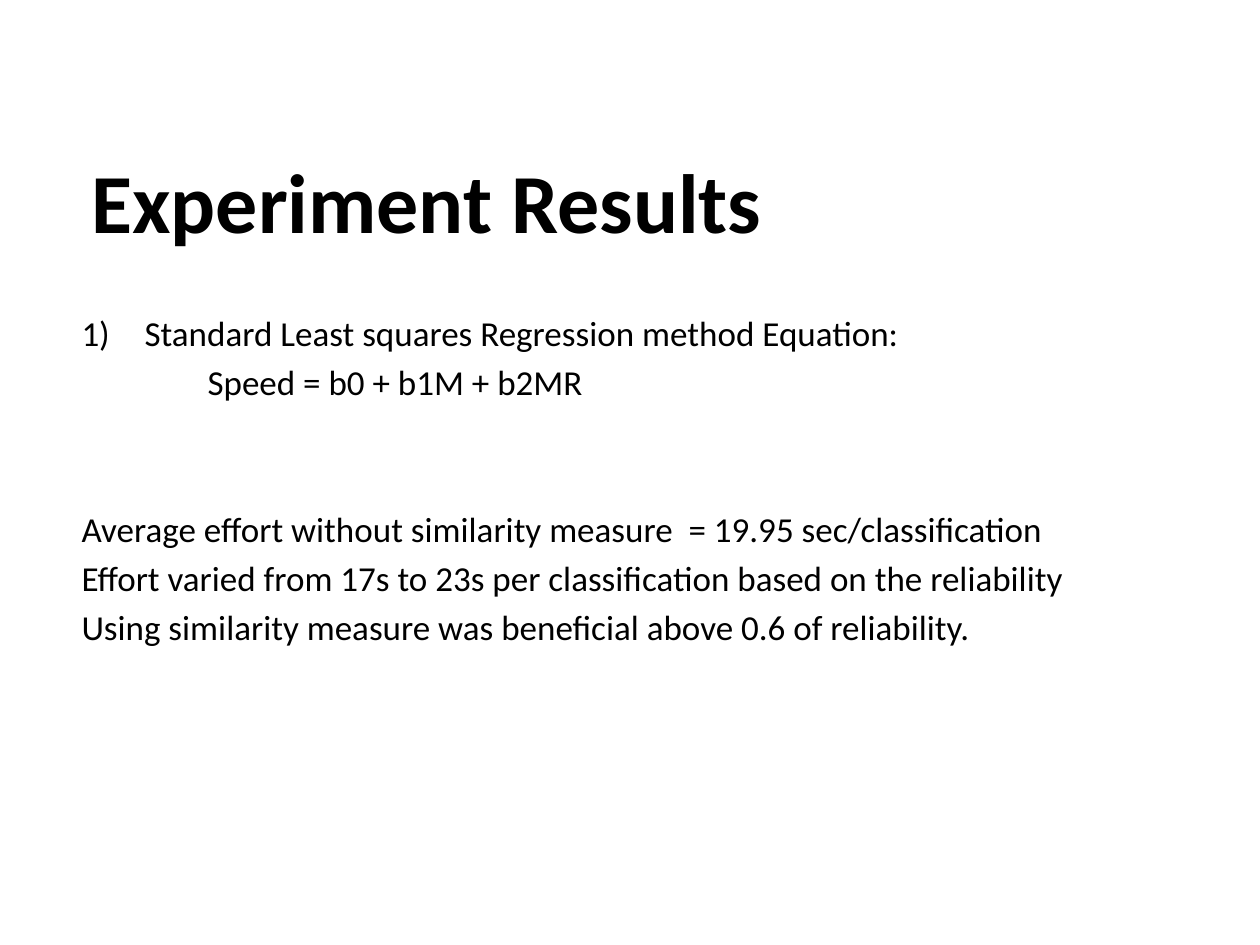
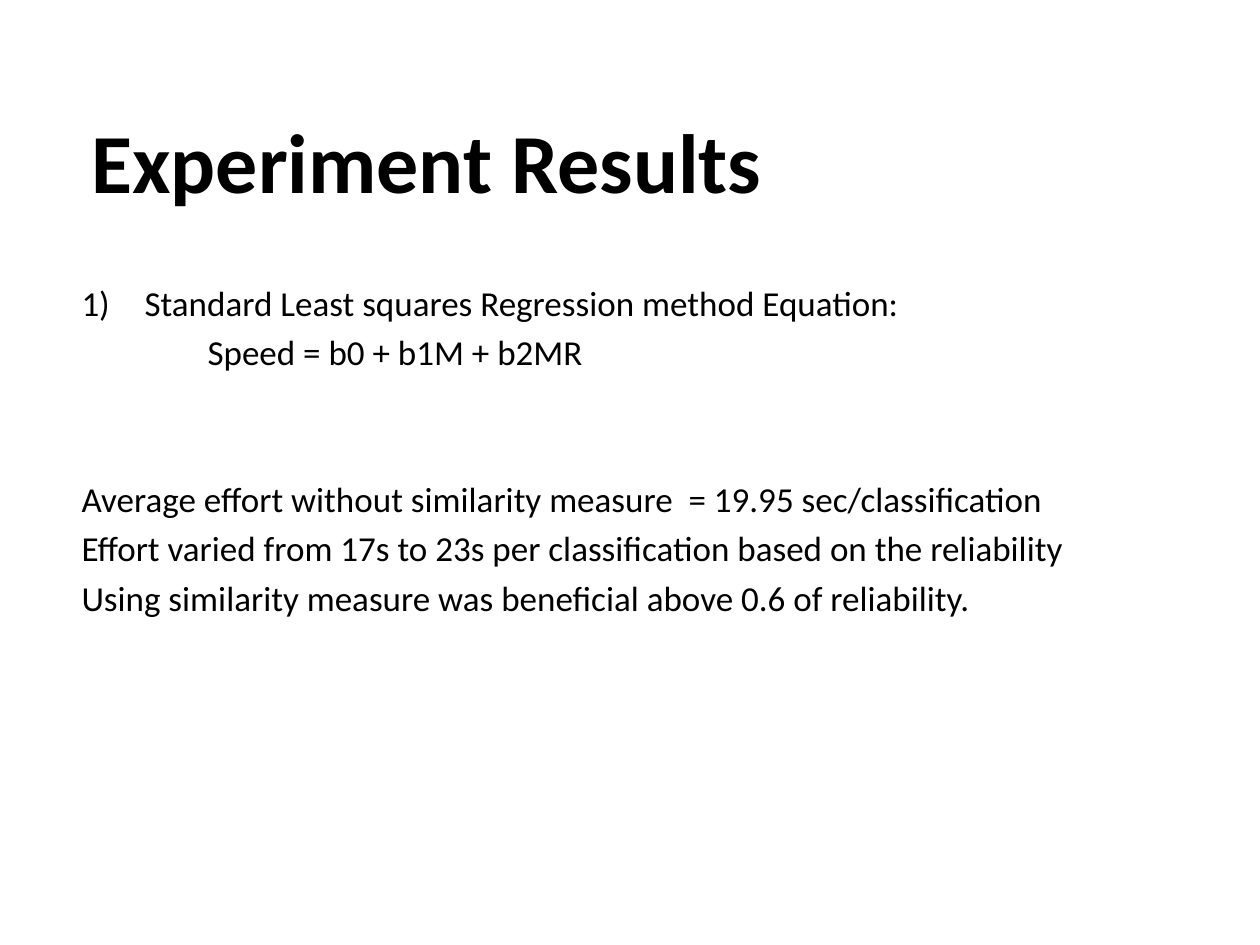
Before and after one commit to sindhusha-t/ASE-Lab-Assignments, a slide deck: slide 15 of Journal_presentation/The Effort Savings from Using NLP to Classify.pptx. Drawn at 1260x945 pixels with LibreOffice and Linux fonts; fonts in the diff are those of the drawing; background and template pictures are left out. Boxes give left, top, right and bottom in pixels: in the first picture for what was removed or moved away, otherwise in the second. Text is boxed around its words. In the diff, an @@ line names an element or a change of style, - is before the commit and + after.

```diff
--- a/Journal_presentation/The Effort Savings from Using NLP to Classify.pptx
+++ b/Journal_presentation/The Effort Savings from Using NLP to Classify.pptx
@@ title "Experiment Results": place and size @@
-title "Experiment Results" at bbox=[91, 174, 761, 247]
+title "Experiment Results" at bbox=[91, 134, 761, 207]
@@ subtitle "Standard Least squares Regression method ...": place and size @@
-subtitle "Standard Least squares Regression method ..." at bbox=[82, 321, 1062, 646]
+subtitle "Standard Least squares Regression method ..." at bbox=[82, 291, 1062, 617]
```
Also in this commit, not shown: 15 other slides changed.
